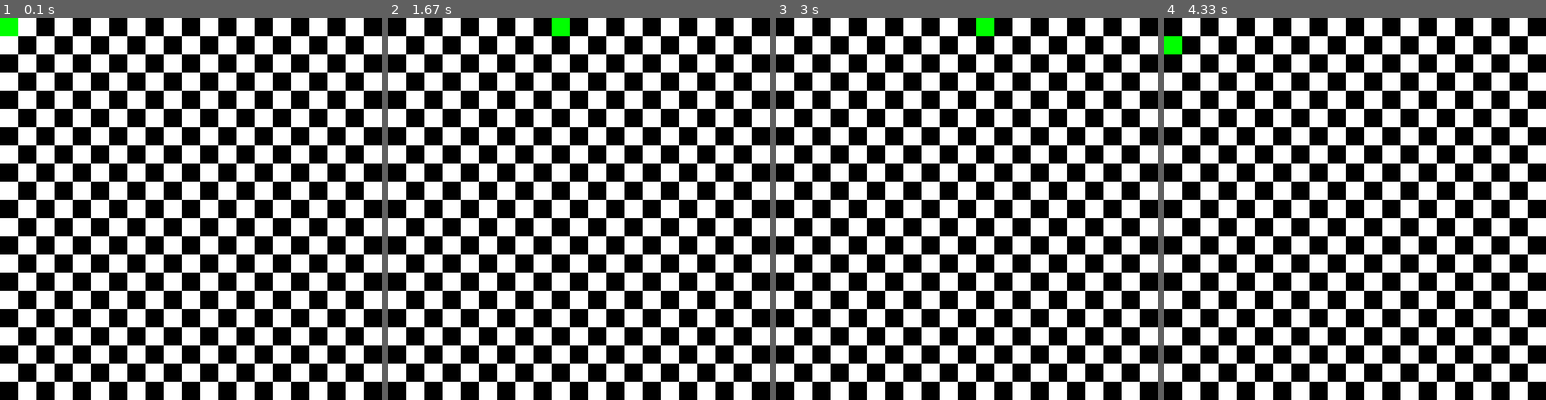
Above: before the commit, frames 1-4 (left to right).
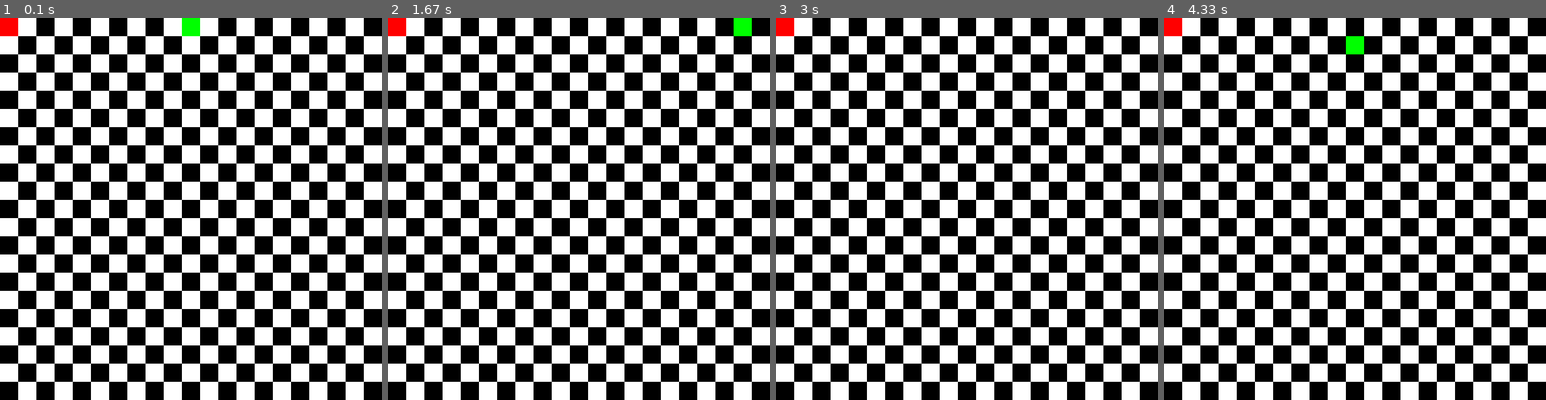
Above: after the commit, the same moments.

Repository: RynTurtle/pygame-games
Game: pygame game, started from snake/main.py
The game is run twice, just before and just after one commit, with the same random seed, the same clock (stepped at 60 frames per second) and the same inputs.
Inputs:
- Up to frame 1 (0.1 s): no input
- Up to frame 2 (1.67 s): tap W at 0.33 s; tap S at 0.67 s; hold Right 1-1.47 s
- Up to frame 3 (3 s): tap A at 1.83 s; hold Right 2.17-2.63 s; hold Left from 2.67 s (still down)
- Up to frame 4 (4.33 s): release Left at 3.2 s; hold Down 3.23-3.53 s; hold Left 3.57-3.97 s; hold Up from 4 s (still down)

The runs differ from the first frame. In frame 1, 0.5% of the frame differs, in the area x 0-53%, y 0-5%; in frame 2, 0.7%, in the area x 0-96%, y 0-5%; in frame 3, 0.5%; in frame 4, 0.7%.

Commit message:
checks collision in a nicer way

Diff:
--- a/snake/main.py
+++ b/snake/main.py
@@ -2,23 +2,28 @@
 import random
 screen_width = 840
 screen_height = 840
-
-pygame.init()
-screen = pygame.display.set_mode((screen_width,screen_height))
+pixel_size = 40
+pixel_grid_max_x = int(screen_width / pixel_size)
+pixel_grid_max_y = int(screen_height / pixel_size)
 red = (255,0,0)
 green = (0, 255, 0)
 blue = (0, 0, 255)
 white = (255,255,255)
 black = (0,0,0)
-pixel_size = 40
+
+pygame.init()
+screen = pygame.display.set_mode((screen_width,screen_height))
+
+
 
 
 class Snake():
     def __init__(self):
         self.direction = "STATIC"
         self.snake_y = 0
-        self.snake_x = 0
+        self.snake_x = 400
         self.snake_body = []
+
 
     # sets the direction the snake should move in
     def set_head_direction(self,direction):
@@ -47,29 +52,42 @@
         # remove the tail so all the values are updated
         self.snake_body.remove(self.snake_body[-1])
 
+
     def body(self):
-        return self.snake_body
+        if len(self.snake_body) == 0:
+            return [self.head_position]
+        else:
+            return self.snake_body
 
 
 class Apple():
     def __init__(self):
-        pass
+        self.apple_x = 0
+        self.apple_y = 0
+        self.apples_eaten = 0
 
-    def spawn():
-        pass
+    def eat(self):
+        # add +1 to counter and randomise the next apple position
+        self.apples_eaten += 1
+        self.apple_x = random.randrange(0,pixel_grid_max_x) * pixel_size
+        self.apple_y = random.randrange(0,pixel_grid_max_y) * pixel_size
 
-    def position():
-        pass
+
+    def spawn(self):
+        pygame.draw.rect(screen,red,(self.apple_x,self.apple_y,pixel_size,pixel_size))
+
+    def position(self):
+        return {"x":self.apple_x,"y":self.apple_y}
+
+
 
 class Snake_Game():
     def __init__(self):
-        self.pixel_grid_max_x = int(screen_width / pixel_size)
-        self.pixel_grid_max_y = int(screen_height / pixel_size)
         self.clock = pygame.time.Clock()
         self.running = True
 
         self.snake = Snake()
-
+        self.apple = Apple()
     def keypress_events(self,event):
         if event.type == pygame.QUIT:
             self.running = False
@@ -84,17 +102,37 @@
                 self.snake.set_head_direction("RIGHT")
 
 
-    def collision():
+    def game_over():
+        pass
+
+    def check_collision(self):
         # if snake touches snake
         # if snake touches border of game
         # if snake touches apple
-        pass
+        apple_position = self.apple.position()
+
+        snake_body = self.snake.body()
+        snake_head = snake_body[0]
+        if snake_head[0] == apple_position["x"] and snake_head[1] == apple_position["y"]:
+            print("head collision with apple detected")
+
+        if snake_head[0] > screen_height or snake_head[1] > screen_width or snake_head[0] < 0 or snake_head[1] < 0:
+            print("head collision with border of game detected")
+
+        if len(snake_body) > 1:
+            for parts in snake_body:
+                body_part_x = parts[0]
+                body_part_y = parts[1]
+                if snake_head[0] == body_part_x and snake_head[1] == body_part_y:
+                    print("head collision with body detected")
+
+
 
 
     def checkered_background(self):
         i  = 0
-        for y in range(self.pixel_grid_max_y):
-            for x in range(self.pixel_grid_max_x):
+        for y in range(pixel_grid_max_y):
+            for x in range(pixel_grid_max_x):
                 if (i % 2  == 0): # even black odd white
                     colour = black
                 else:
@@ -113,6 +151,9 @@
 
             self.snake.draw()
             self.snake.move()
+            self.apple.spawn()
+            self.check_collision()
+
 
             pygame.display.flip()
             self.clock.tick(15)  # FPS
